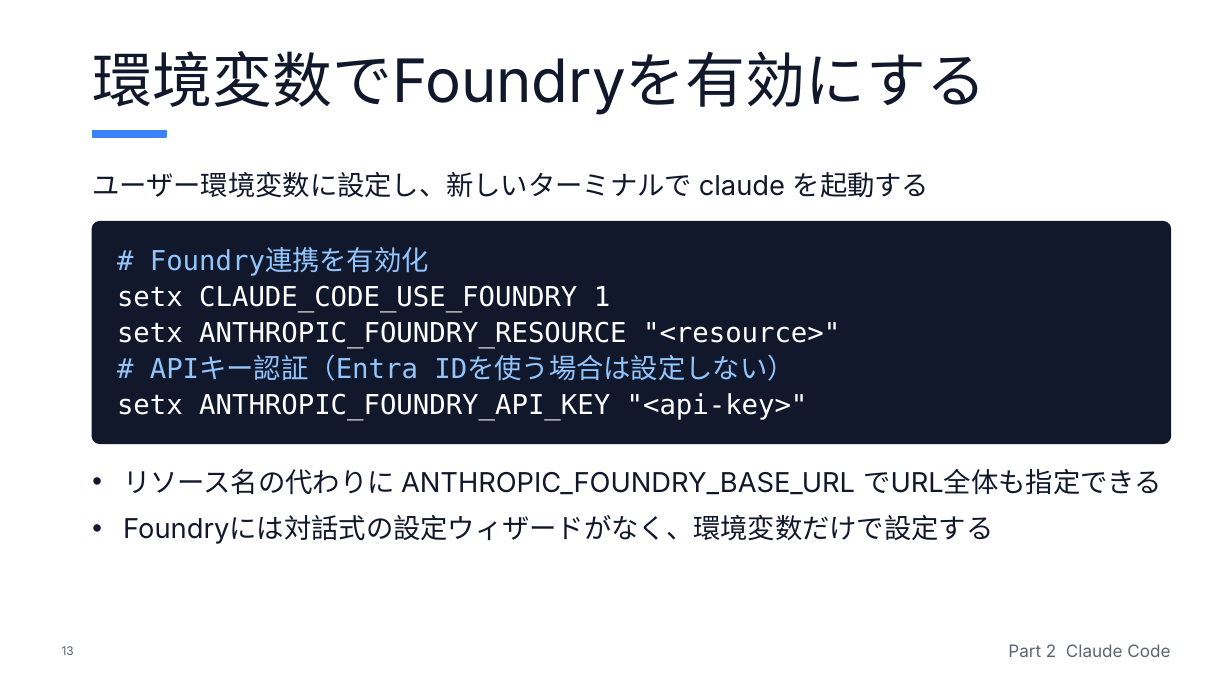
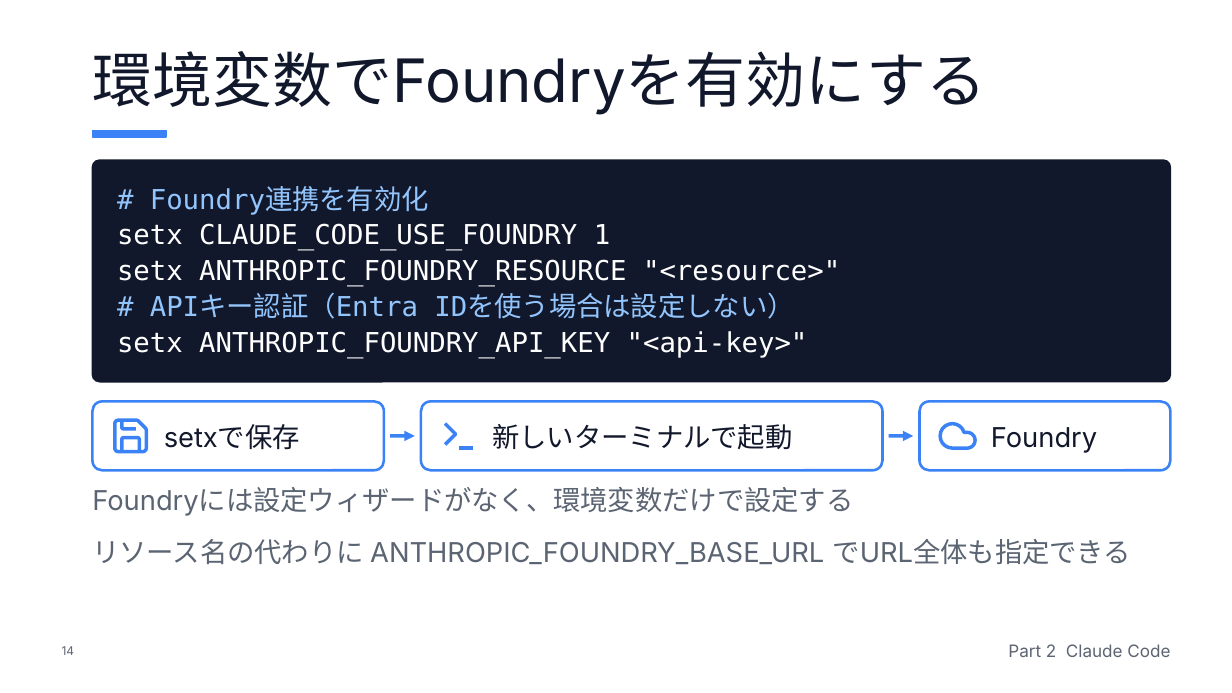
Before and after one commit to soeatu/AI-Engine-Dev, a slide deck: slide 14 of presentation/harness/projects/codex-claude-code-azure-foundry-setup/output/deck.pptx (slide 13 before the commit). Drawn at 1232x693 pixels with LibreOffice and Linux fonts; fonts in the diff are those of the drawing. Boxes give left, top, right and bottom in pixels: in the first picture for what was removed or moved away, otherwise in the second. Text is boxed around its words. In the diff, an @@ line names an element or a change of style, - is before the commit and + after.

```diff
--- a/presentation/harness/projects/codex-claude-code-azure-foundry-setup/output/deck.pptx
+++ b/presentation/harness/projects/codex-claude-code-azure-foundry-setup/output/deck.pptx
@@ rounded rectangle: place and size @@
-rounded rectangle at (92, 222, 1170, 444)
+rounded rectangle at (92, 160, 1170, 382)
@@ text removed at (92, 171, 929, 197) @@
-ユーザー環境変数に設定し、新しいターミナルで claude を起動する
@@ text "# Foundry連携を有効化": place and size @@
-text "# Foundry連携を有効化" at (117, 248, 840, 420)
+text "# Foundry連携を有効化" at (117, 187, 840, 358)
@@ rounded rectangle added at (92, 402, 384, 471), fill #FFFFFF, outline #3B82F6 1.5 pt @@
@@ freeform shape added at (110, 415, 152, 457), outline #3B82F6 2.04 pt @@
@@ rounded rectangle added at (421, 402, 883, 471), fill #FFFFFF, outline #3B82F6 1.5 pt @@
@@ freeform shape added at (439, 415, 480, 457), outline #3B82F6 2.04 pt @@
@@ rounded rectangle added at (919, 402, 1170, 471), fill #FFFFFF, outline #3B82F6 1.5 pt @@
@@ freeform shape added at (936, 415, 978, 457), outline #3B82F6 2.04 pt @@
@@ text added at (164, 424, 300, 450), 16 pt, text #12182B @@
+setxで保存
@@ arrow added from (391, 436) to (415, 436), #3B82F6 2 pt @@
@@ text added at (492, 424, 792, 449), 16 pt, text #12182B @@
+新しいターミナルで起動
@@ arrow added from (888, 436) to (913, 436), #3B82F6 2 pt @@
@@ text added at (991, 427, 1097, 453), 16 pt, text #12182B @@
+Foundry
@@ text added at (92, 487, 853, 516), 16 pt, text #5B6472 @@
+Foundryには設定ウィザードがなく、環境変数だけで設定する
@@ text "リソース名の代わりに ANTHROPIC_FOUNDRY_BASE_URL でURL全体も指定できる": place and size @@
-text "リソース名の代わりに ANTHROPIC_FOUNDRY_BASE_URL でURL全体も指定できる" at (123, 469, 1161, 544)
+text "リソース名の代わりに ANTHROPIC_FOUNDRY_BASE_URL でURL全体も指定できる" at (92, 539, 1131, 564)
@@ text "リソース名の代わりに ANTHROPIC_FOUNDRY_BASE_URL でURL全体も指定できる" at (92, 539, 1131, 564): text colour #12182B to #5B6472; bullet • to none; line spacing 1.1 to 1; less space between paragraphs; vertical alignment top to middle @@
@@ text at (123, 515, 993, 544): paragraph removed @@
-• Foundryには対話式の設定ウィザードがなく、環境変数だけで設定する
@@ text at (62, 646, 75, 655): text changed @@
-13
+14
```
Also in this commit, not shown: 28 other slides changed, 2 slides added, 1 slide removed, 16 other files.
